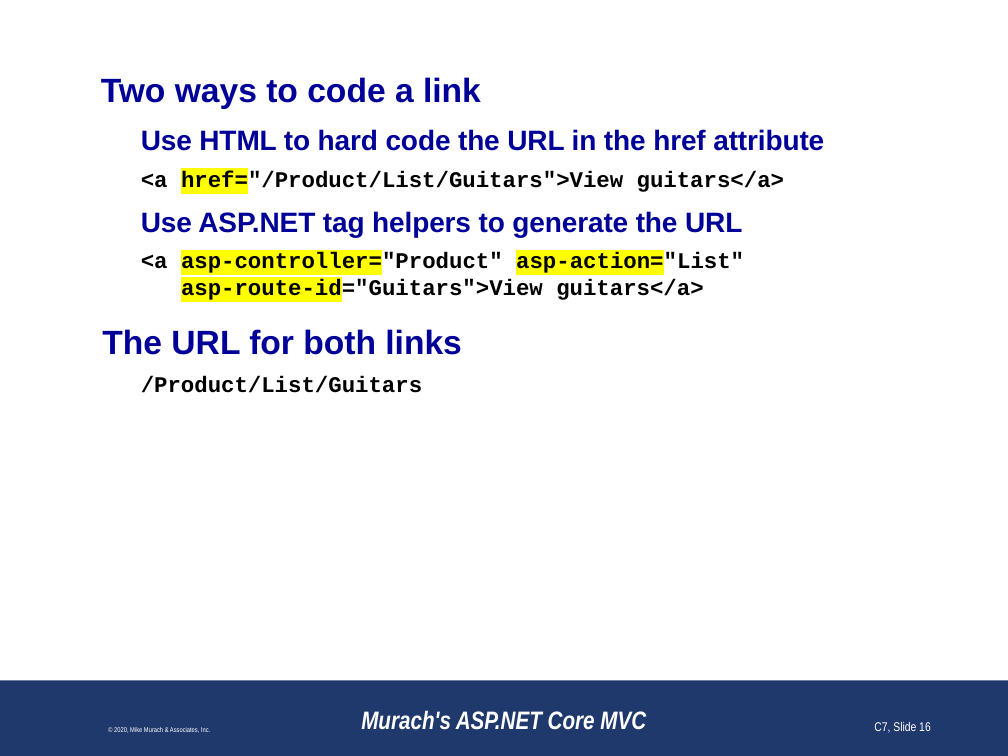
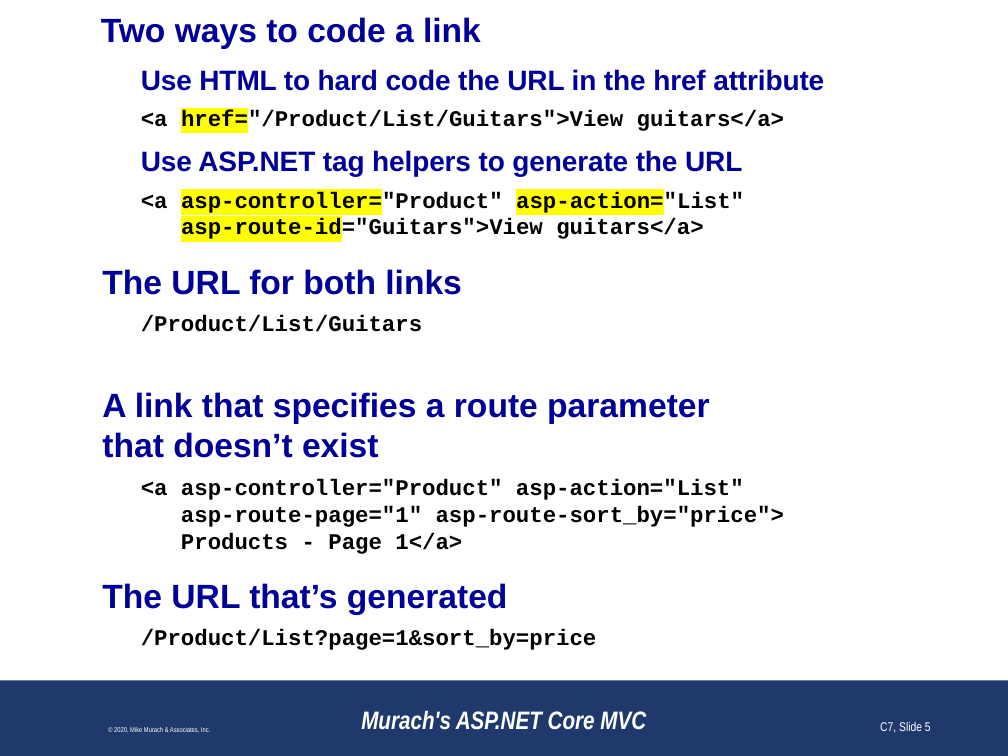
Before and after one commit to jin-co/web-cSharp, a slide deck: slide 5 of CheatSheetCSharp/CheatSheetCSharp/wwwroot/references/razor-views.pptx (slide 16 before the commit). Drawn at 1008x756 pixels with LibreOffice and Linux fonts; fonts in the diff are those of the drawing; background and template pictures are left out. Boxes give left, top, right and bottom in pixels: in the first picture for what was removed or moved away, otherwise in the second. Text is boxed around its words. In the diff, an @@ line names an element or a change of style, - is before the commit and + after.

```diff
--- a/CheatSheetCSharp/CheatSheetCSharp/wwwroot/references/razor-views.pptx
+++ b/CheatSheetCSharp/CheatSheetCSharp/wwwroot/references/razor-views.pptx
@@ title "Two ways to code a ...": place and size @@
-title "Two ways to code a ..." at box(101, 77, 481, 109)
+title "Two ways to code a ..." at box(101, 17, 481, 49)
@@ text "Use HTML to hard code ...": place and size @@
-text "Use HTML to hard code ..." at box(102, 129, 824, 393)
+text "Use HTML to hard code ..." at box(102, 69, 824, 650)
@@ text at box(102, 392, 784, 650): paragraphs added @@
+A link that specifies a route parameter
+that doesn’t exist
+<a asp-controller="Product" asp-action="List"
+asp-route-page="1" asp-route-sort_by="price">
+Products - Page 1</a>
+The URL that’s generated
+/Product/List?page=1&sort_by=price
@@ page number at box(880, 722, 931, 733): text changed @@
-C7, Slide 16
+C7, Slide 5
```
Also in this commit, not shown: 1 other slide changed, 1 slide added, 14 slides removed, 11 other files.
